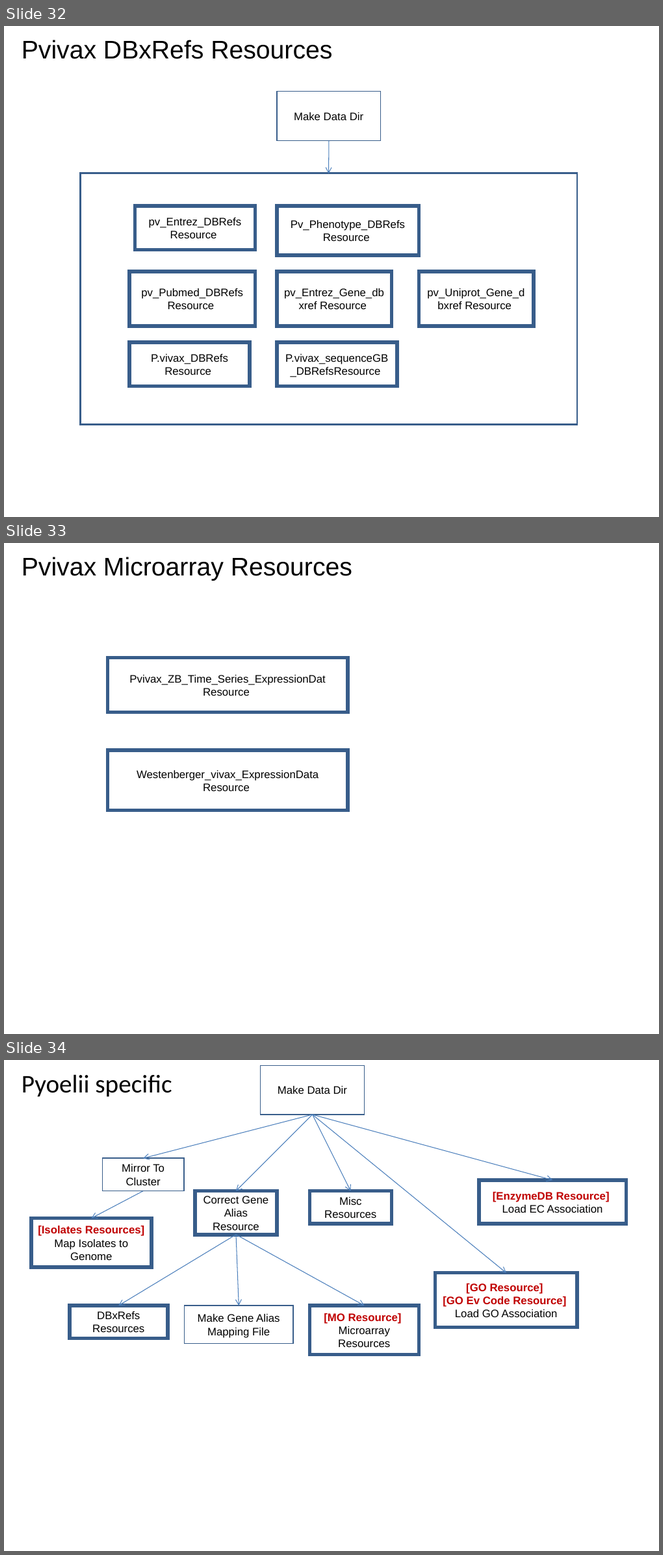
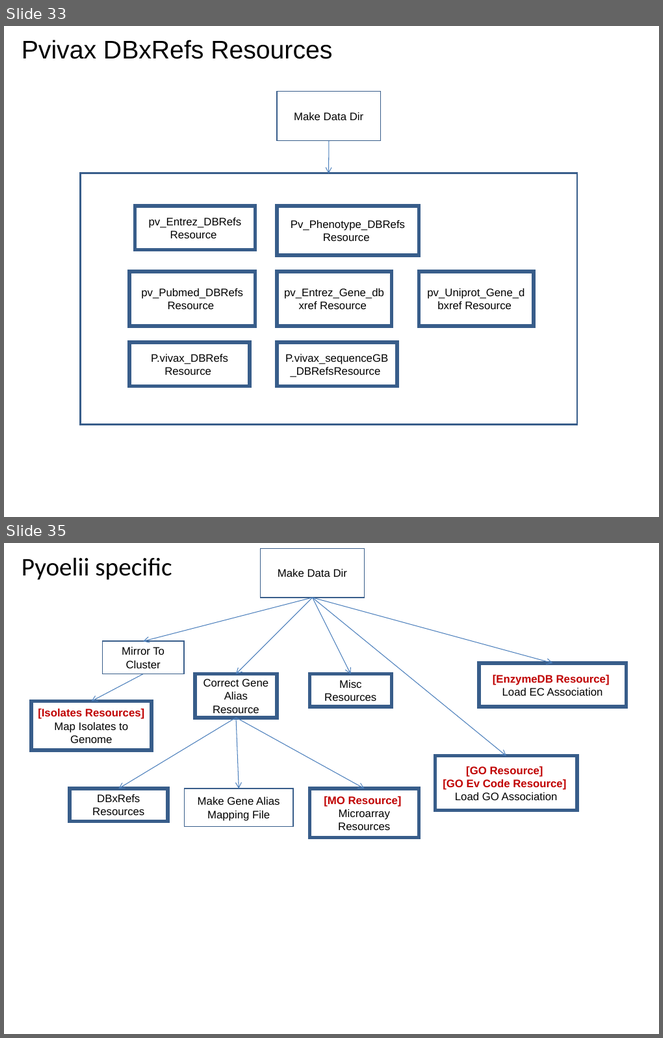
Before and after one commit to VEuPathDB/ApiCommonWorkflow, a slide deck: Main/doc/IntegratedWorkflow.ppt. Shown one above the other, each under a label of ours: slides 32, 33 and 34 before the commit, slides 33 and 35 after it; the slides between them are not shown. The pictures are 663x1555 and 663x1038 pixels, drawn with LibreOffice and Linux fonts; fonts in the diff are those of the drawing. Boxes give left, top, right and bottom in pixels: in the first picture for what was removed or moved away, otherwise in the second. Text is boxed around its words. In the diff, an @@ line names an element or a change of style, - is before the commit and + after.

Commit message:
edit chip resources

```diff
--- a/Main/doc/IntegratedWorkflow.ppt
+++ b/Main/doc/IntegratedWorkflow.ppt
@@ slide 33 removed at box(4, 543, 659, 1034), background #FFFFFF @@
@@ title removed at box(22, 557, 352, 581) @@
-Pvivax Microarray Resources
@@ rectangle removed at box(107, 657, 348, 712) @@
-Pvivax_ZB_Time_Series_ExpressionDat Resource
@@ rectangle removed at box(107, 751, 348, 811) @@
-Westenberger_vivax_ExpressionData Resource
@@ what was slide 32 is now slide 33 @@
@@ what was slide 34 is now slide 35 @@
```
Also in this commit, not shown: 1 slide changed, 4 slides added, 2 other slides removed.
